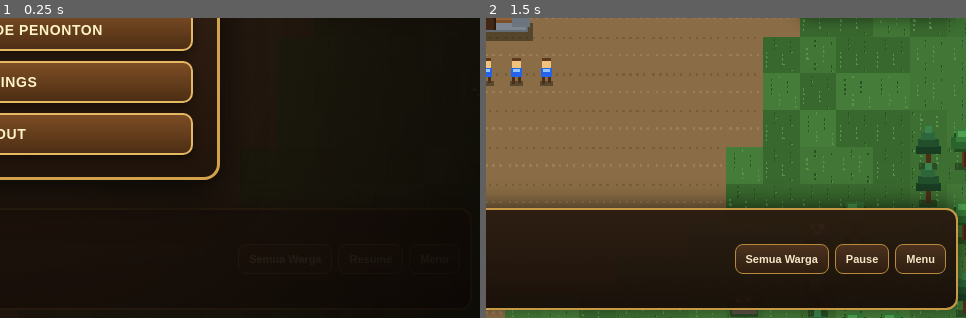
Above: before the commit, frames 1-2 (left to right).
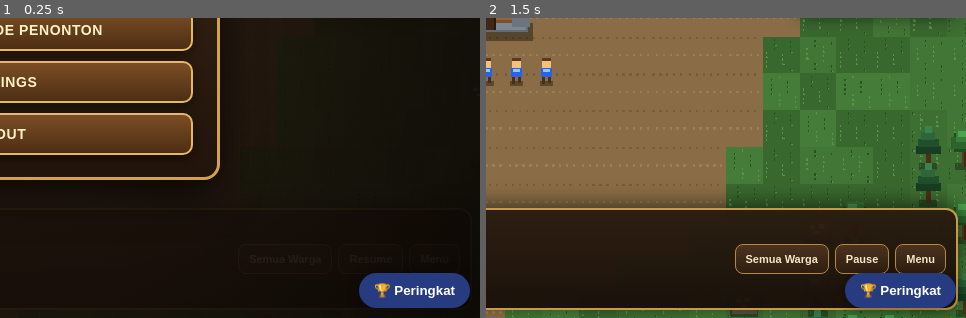
Above: after the commit, the same moments.

Repository: vexelkang-cell/gamepai
Game: browser game, page games/kingdom-war-2d/index.html
Same seed, same stepped clock (60 frames per second), same inputs: the game is played once before the commit and once after it.
Inputs:
- Up to frame 1 (0.25 s): no input
- Up to frame 2 (1.5 s): click "NEW GAME" at 0.27 s; tap Space at 1.1 s
The pictures show only the part of the screen within x 50-100%, y 50-100%; the shares and areas given below are measured in that part.

The runs differ from the first frame. In frame 1, 2.5% of the frame differs, in the area x 74-98%, y 85-97%; in frame 2, 2.7%, in the area x 74-99%, y 85-98%.

Commit message:
feat: enable global Android back confirmation across games

Diff:
--- a/games/kingdom-war-2d/index.html
+++ b/games/kingdom-war-2d/index.html
@@ -5166,5 +5166,5 @@
       window.kingdomWarGame = new KingdomWarGame();
     });
   </script>
-</body>
+<script src="/vexel-leaderboard.js" data-game-id="kingdom-war-2d" defer></script></body>
 </html>
